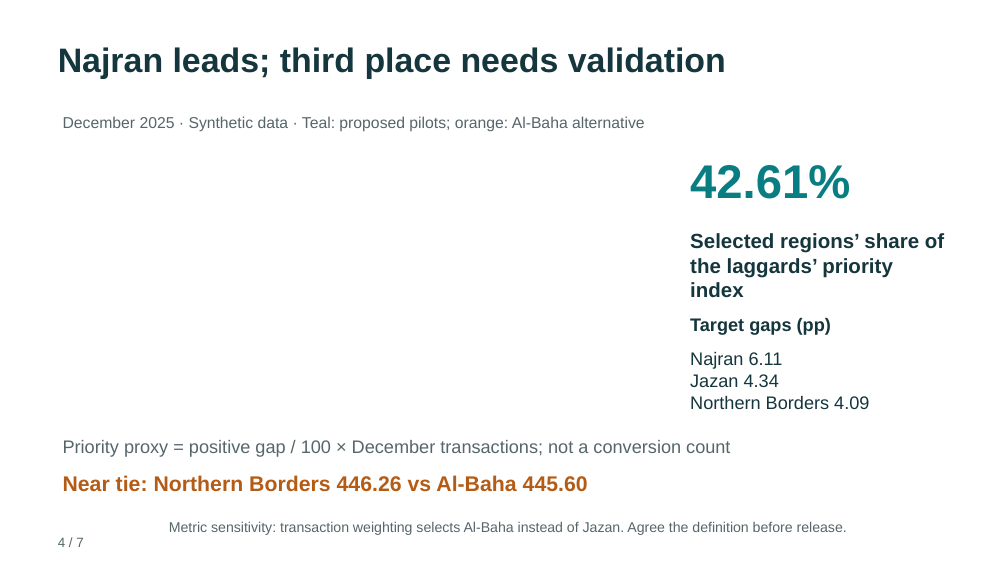
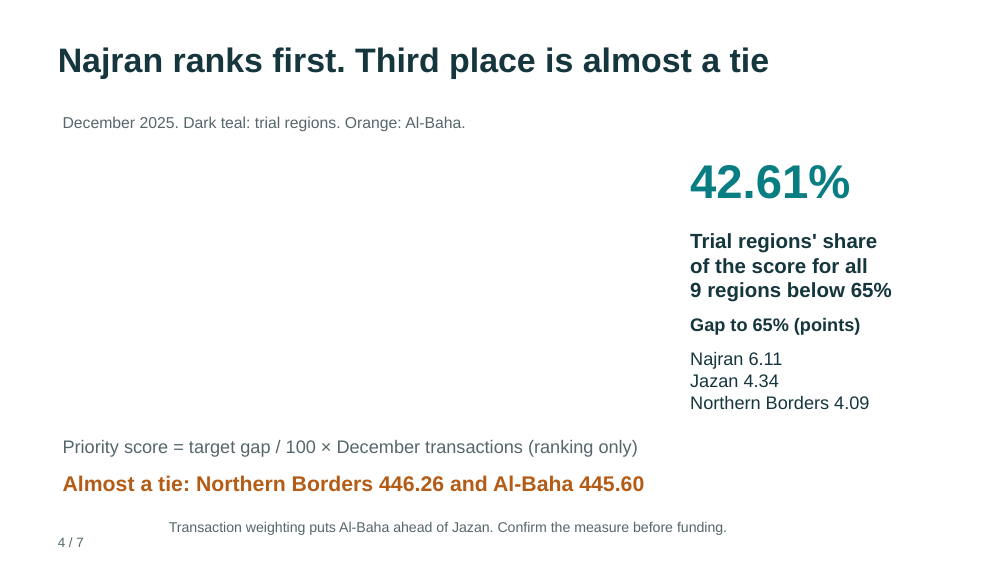
Before and after one commit to c3bod/sdaia-storytelling-tayseer-capstone, a slide deck: slide 4 of deliverables/Tayseer_Executive_Story_Final.pptx. Drawn at 1008x567 pixels with LibreOffice and Linux fonts; fonts in the diff are those of the drawing. Boxes give left, top, right and bottom in pixels: in the first picture for what was removed or moved away, otherwise in the second. Text is boxed around its words. In the diff, an @@ line names an element or a change of style, - is before the commit and + after.

```diff
--- a/deliverables/Tayseer_Executive_Story_Final.pptx
+++ b/deliverables/Tayseer_Executive_Story_Final.pptx
@@ text at bbox=[58, 47, 770, 79]: text changed @@
-Najran leads; third place needs validation
+Najran ranks first. Third place is almost a tie
@@ text at bbox=[63, 116, 465, 132]: text changed @@
-December 2025 · Synthetic data · Teal: proposed pilots; orange: Al-Baha alternative
+December 2025. Dark teal: trial regions. Orange: Al-Baha.
@@ text at bbox=[690, 233, 892, 302]: text changed @@
-Selected regions’ share of the laggards’ priority index
+Trial regions' share
+of the score for all
+9 regions below 65%
@@ text at bbox=[690, 318, 860, 335]: text changed @@
-Target gaps (pp)
+Gap to 65% (points)
@@ text at bbox=[63, 440, 638, 457]: text changed @@
-Priority proxy = positive gap / 100 × December transactions; not a conversion count
+Priority score = target gap / 100 × December transactions (ranking only)
@@ text at bbox=[63, 475, 644, 492]: text changed @@
-Near tie: Northern Borders 446.26 vs Al-Baha 445.60
+Almost a tie: Northern Borders 446.26 and Al-Baha 445.60
@@ text at bbox=[169, 521, 727, 535]: text changed @@
-Metric sensitivity: transaction weighting selects Al-Baha instead of Jazan. Agree the definition before release.
+Transaction weighting puts Al-Baha ahead of Jazan. Confirm the measure before funding.
```
Also in this commit, not shown: 6 other slides changed, 2 other files.
